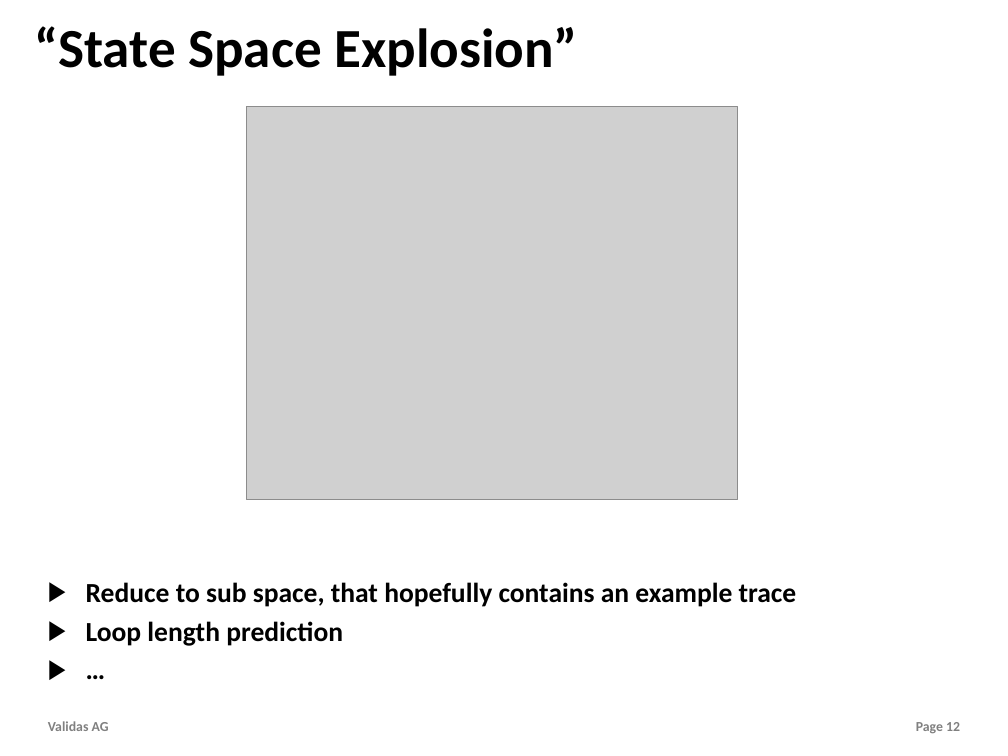
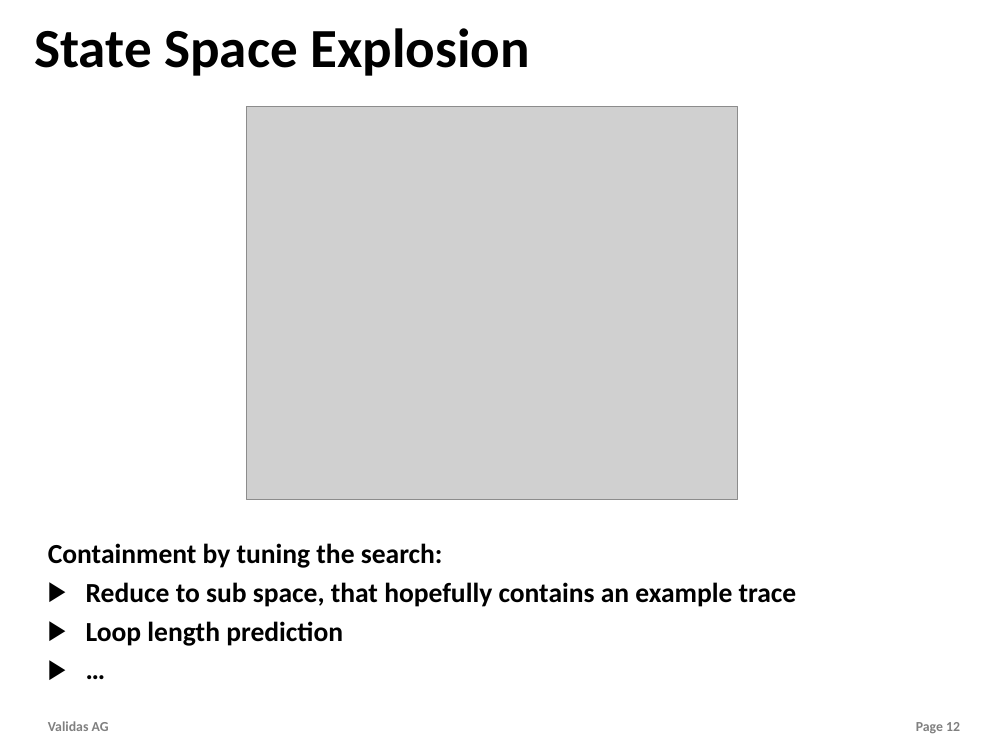
Before and after one commit to theoremprover/tvg, a slide deck: slide 12 of Vortraege/TestVectorGenerator.pptx. Drawn at 1008x756 pixels with LibreOffice and Linux fonts; fonts in the diff are those of the drawing; grey boxes stand for pictures; background and template pictures are left out. Boxes give left, top, right and bottom in pixels: in the first picture for what was removed or moved away, otherwise in the second. Text is boxed around its words. In the diff, an @@ line names an element or a change of style, - is before the commit and + after.

```diff
--- a/Vortraege/TestVectorGenerator.pptx
+++ b/Vortraege/TestVectorGenerator.pptx
@@ title at <box>34,28,529,76</box>: text changed @@
-“State Space Explosion”
+State Space Explosion
@@ text at <box>48,543,443,568</box>: paragraph added @@
+Containment by tuning the search:
```
Also in this commit, not shown: 2 other slides changed, 1 other file.
